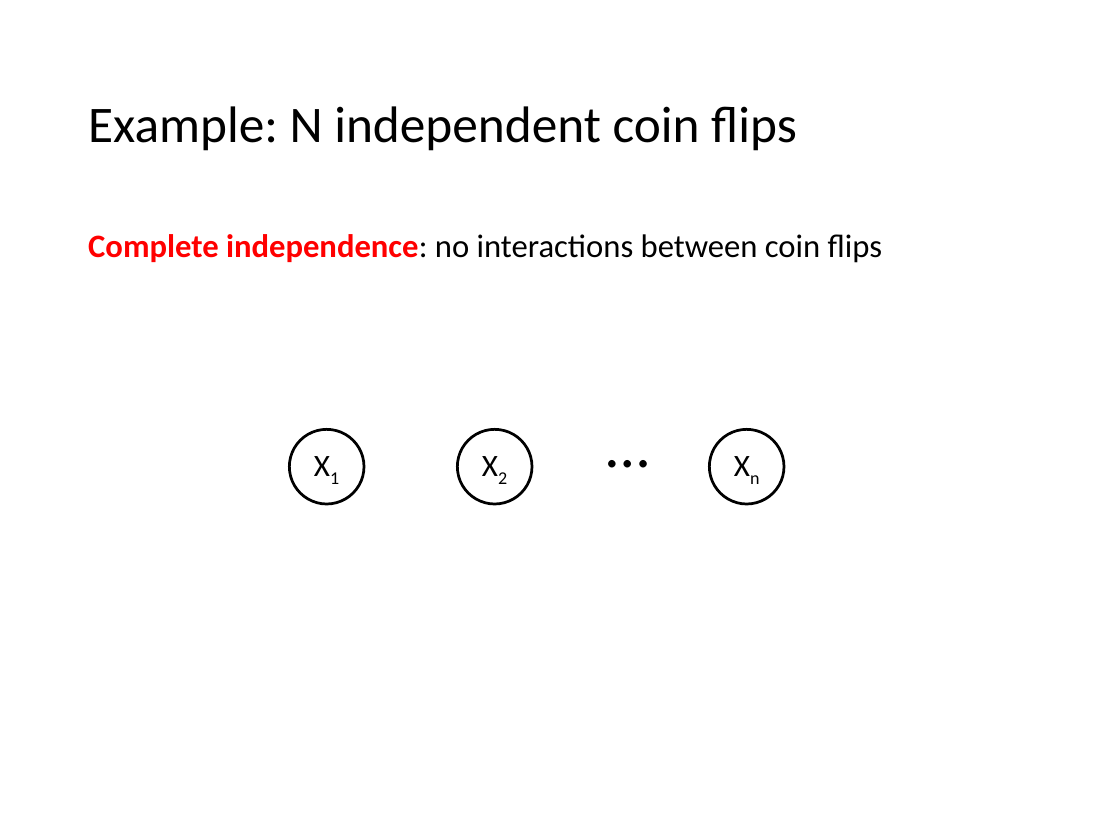
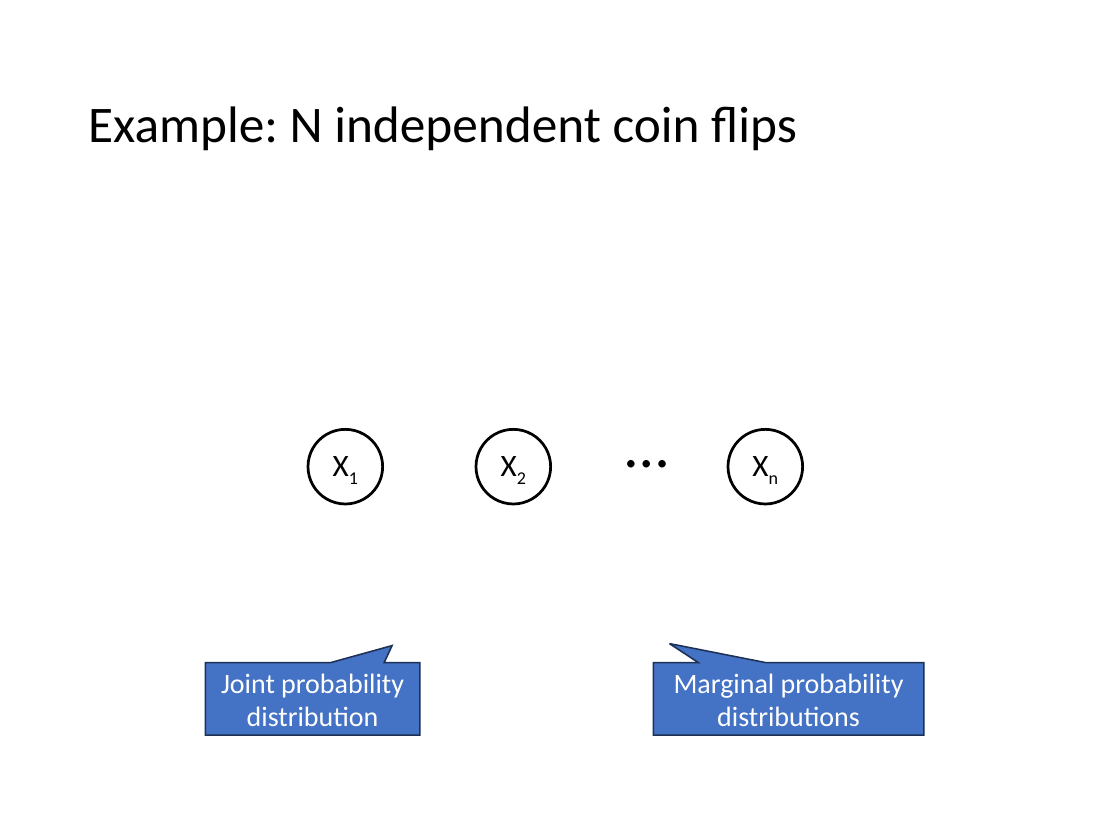
Before and after one commit to mhahsler/CS7320-AI, a slide deck: slide 7 of slides/13_bayes_nets.pptx (slide 5 before the commit). Drawn at 1120x840 pixels with LibreOffice and Linux fonts; fonts in the diff are those of the drawing; grey boxes stand for pictures. Boxes give left, top, right and bottom in pixels: in the first picture for what was removed or moved away, otherwise in the second. Text is boxed around its words. In the diff, an @@ line names an element or a change of style, - is before the commit and + after.

```diff
--- a/slides/13_bayes_nets.pptx
+++ b/slides/13_bayes_nets.pptx
@@ text removed at <box>88,234,883,263</box> @@
-Complete independence: no interactions between coin flips
@@ 3 ellipses, 1 text: place and size @@
-3 ellipses, 1 text at <box>289,400,784,504</box>
+3 ellipses, 1 text at <box>308,400,803,504</box>
@@ speech box added at <box>205,663,420,736</box>, fill #4472C4, outline #1E3256 1 pt, 18 pt, text #FFFFFF @@
+Joint probability distribution
@@ speech box added at <box>653,663,924,736</box>, fill #4472C4, outline #1E3256 1 pt, 18 pt, text #FFFFFF @@
+Marginal probability distributions
```
Also in this commit, not shown: 16 other slides changed, 5 slides added, 2 slides removed, 3 other files.
